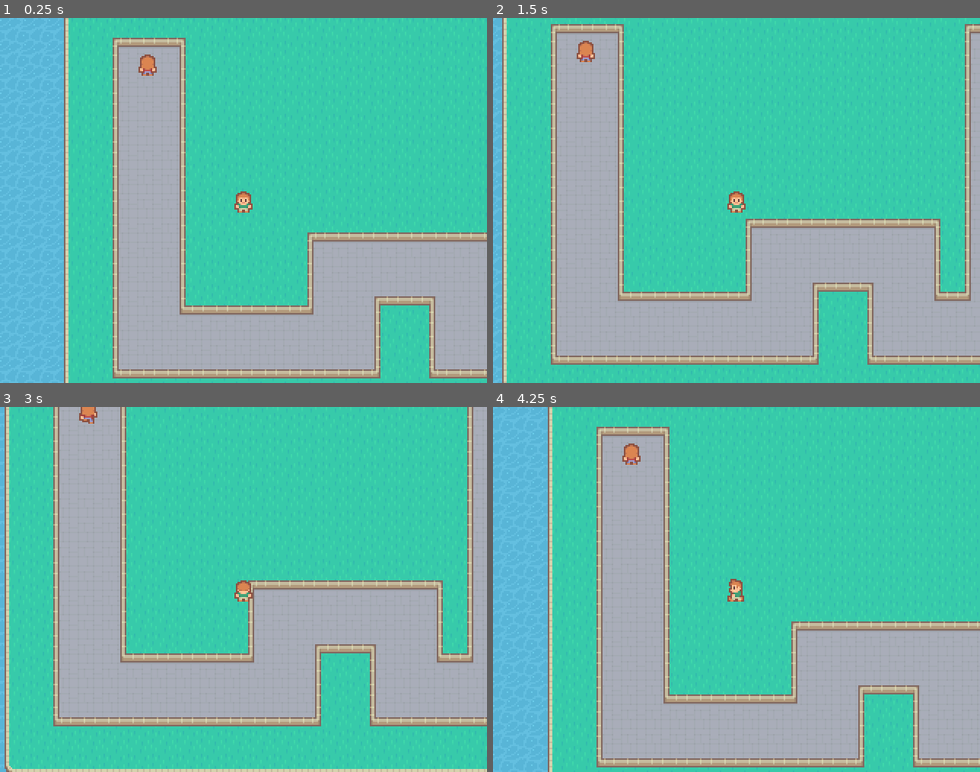
Above: before the commit, frames 1-4 (two rows, left to right).
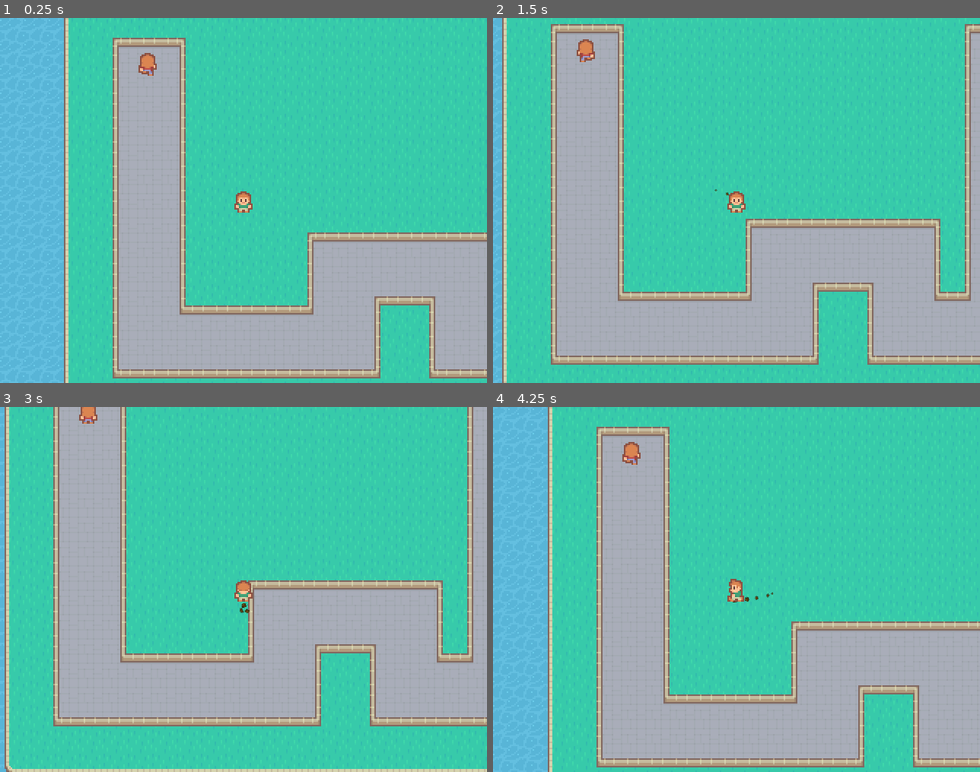
Above: after the commit, the same moments.

Repository: Bloodyaugust/farming-td
Game: Godot game, scene res://scenes/test.tscn
Same seed, same stepped clock (60 frames per second), same inputs: the game is played once before the commit and once after it.
Inputs:
- Up to frame 1 (0.25 s): no input
- Up to frame 2 (1.5 s): tap Enter at 0.5 s; hold Right (ui_right) 0.53-1.28 s; hold Ctrl 0.53-1.28 s; hold Down (ui_down) from 1.28 s (still down); tap P at 1.35 s
- Up to frame 3 (3 s): release Down (ui_down) at 2.03 s; hold Right (ui_right) 2.03-2.78 s; hold Ctrl 2.03-2.78 s; hold Up (ui_up) from 2.78 s (still down); tap P at 2.85 s
- Up to frame 4 (4.25 s): release Up (ui_up) at 3.53 s; hold Left (ui_left) from 3.53 s (still down); hold Ctrl from 3.53 s (still down)

The runs differ from the first frame. In frame 1, less than 0.1% of the frame differs, in the area x 28-33%, y 9-16%; in frame 2, less than 0.1%; in frame 3, less than 0.1%; in frame 4, 0.1%, in the area x 26-58%, y 9-54%.

Commit message:
Add particle effect for player walking

Diff:
--- a/actors/basic_enemy.tscn
+++ b/actors/basic_enemy.tscn
@@ -23,11 +23,11 @@
 extents = Vector2( 4, 2 )
 
 [node name="basic_enemy" type="KinematicBody2D"]
+z_index = 5
 
 [node name="AnimatedSprite" type="AnimatedSprite" parent="."]
 frames = SubResource( 1 )
 animation = "walk-north"
-frame = 3
 playing = true
 
 [node name="path_follower" parent="." instance=ExtResource( 5 )]
--- a/scenes/test.tscn
+++ b/scenes/test.tscn
@@ -12,16 +12,18 @@
 [ext_resource path="res://sprites/player/tile_0025.png" type="Texture" id=10]
 [ext_resource path="res://sprites/player/tile_0052.png" type="Texture" id=11]
 [ext_resource path="res://sprites/player/tile_0079.png" type="Texture" id=12]
-[ext_resource path="res://sprites/player/tile_0051.png" type="Texture" id=13]
-[ext_resource path="res://sprites/player/tile_0078.png" type="Texture" id=14]
-[ext_resource path="res://sprites/player/tile_0023.png" type="Texture" id=15]
-[ext_resource path="res://sprites/player/tile_0050.png" type="Texture" id=16]
-[ext_resource path="res://sprites/player/tile_0077.png" type="Texture" id=17]
+[ext_resource path="res://sprites/player/tile_0023.png" type="Texture" id=13]
+[ext_resource path="res://sprites/player/tile_0050.png" type="Texture" id=14]
+[ext_resource path="res://sprites/player/tile_0077.png" type="Texture" id=15]
+[ext_resource path="res://sprites/player/tile_0051.png" type="Texture" id=16]
+[ext_resource path="res://sprites/player/tile_0078.png" type="Texture" id=17]
 [ext_resource path="res://sprites/player/tile_0026.png" type="Texture" id=18]
 [ext_resource path="res://sprites/player/tile_0053.png" type="Texture" id=19]
 [ext_resource path="res://sprites/player/tile_0080.png" type="Texture" id=20]
-[ext_resource path="res://actors/basic_enemy.tscn" type="PackedScene" id=21]
-[ext_resource path="res://behaviors/path_follower.tscn" type="PackedScene" id=22]
+[ext_resource path="res://sprites/tilemaps/particles/PNG/smoke_04.png" type="Texture" id=21]
+[ext_resource path="res://scripts/enable-particles-when-moving.gd" type="Script" id=22]
+[ext_resource path="res://actors/basic_enemy.tscn" type="PackedScene" id=23]
+[ext_resource path="res://behaviors/path_follower.tscn" type="PackedScene" id=24]
 
 [sub_resource type="TileSet" id=1]
 0/name = "tilemap_packed.png 0"
@@ -56,14 +58,14 @@
 "name": "walk-north",
 "speed": 5.0
 }, {
-"frames": [ ExtResource( 9 ), ExtResource( 13 ), ExtResource( 9 ), ExtResource( 14 ) ],
+"frames": [ ExtResource( 13 ), ExtResource( 14 ), ExtResource( 13 ), ExtResource( 15 ) ],
+"loop": true,
+"name": "walk-west",
+"speed": 5.0
+}, {
+"frames": [ ExtResource( 9 ), ExtResource( 16 ), ExtResource( 9 ), ExtResource( 17 ) ],
 "loop": true,
 "name": "walk-south",
-"speed": 5.0
-}, {
-"frames": [ ExtResource( 15 ), ExtResource( 16 ), ExtResource( 15 ), ExtResource( 17 ) ],
-"loop": true,
-"name": "walk-west",
 "speed": 5.0
 }, {
 "frames": [ ExtResource( 18 ), ExtResource( 19 ), ExtResource( 18 ), ExtResource( 20 ) ],
@@ -74,6 +76,29 @@
 
 [sub_resource type="RectangleShape2D" id=3]
 extents = Vector2( 3, 2 )
+
+[sub_resource type="Curve" id=4]
+_data = [ Vector2( 0, 1 ), 0.0, 0.0, 0, 0, Vector2( 0.782369, 0.6034 ), 0.200346, 0.200346, 0, 0, Vector2( 1, 0 ), 0.341615, 0.0, 0, 0 ]
+
+[sub_resource type="CurveTexture" id=5]
+curve = SubResource( 4 )
+
+[sub_resource type="ParticlesMaterial" id=6]
+emission_shape = 2
+emission_box_extents = Vector3( 4, 1, 1 )
+flag_disable_z = true
+spread = 20.0
+gravity = Vector3( 0, -40, 0 )
+angular_velocity = 180.0
+angular_velocity_random = 0.2
+orbit_velocity = 0.0
+orbit_velocity_random = 0.0
+damping = 2.5
+angle = 180.0
+angle_random = 1.0
+scale = 0.25
+scale_curve = SubResource( 5 )
+color = Color( 0.619608, 0.454902, 0.12549, 1 )
 
 [node name="Node2D" type="Node2D"]
 script = ExtResource( 1 )
@@ -102,8 +127,8 @@
 position = Vector2( 23, 17 )
 
 [node name="KinematicBody2D" type="KinematicBody2D" parent="."]
-editor/display_folded = true
 position = Vector2( 102, 315 )
+z_index = 5
 script = ExtResource( 8 )
 
 [node name="AnimatedSprite" type="AnimatedSprite" parent="KinematicBody2D"]
@@ -112,7 +137,7 @@
 playing = true
 
 [node name="CollisionShape2D" type="CollisionShape2D" parent="KinematicBody2D"]
-position = Vector2( 3.35276e-07, 6 )
+position = Vector2( 3.35276e-007, 6 )
 shape = SubResource( 3 )
 
 [node name="Camera2D" type="Camera2D" parent="KinematicBody2D"]
@@ -121,8 +146,22 @@
 drag_margin_h_enabled = false
 drag_margin_v_enabled = false
 
-[node name="basic_enemy" parent="." instance=ExtResource( 21 )]
+[node name="Node2D" type="Node2D" parent="KinematicBody2D"]
+z_index = -1
+
+[node name="Particles2D" type="Particles2D" parent="KinematicBody2D/Node2D"]
+position = Vector2( 0, 7 )
+emitting = false
+amount = 5
+lifetime = 0.55
+randomness = 0.5
+local_coords = false
+process_material = SubResource( 6 )
+texture = ExtResource( 21 )
+script = ExtResource( 22 )
+
+[node name="basic_enemy" parent="." instance=ExtResource( 23 )]
 editor/display_folded = true
 position = Vector2( 39, 225 )
 
-[node name="path_follower" parent="basic_enemy" instance=ExtResource( 22 )]
+[node name="path_follower" parent="basic_enemy" instance=ExtResource( 24 )]
--- /dev/null
+++ b/scripts/enable-particles-when-moving.gd
@@ -0,0 +1,9 @@
+extends Particles2D
+
+onready var character: KinematicBody2D = $"../../"
+
+func _process(delta):
+  if character.state == 0 and emitting:
+    emitting = false
+  elif character.state != 0 and not emitting:
+    emitting = true
Not shown: 1 places in scenes/test.tscn that only renumber resources
Not shown, added: sprites/tilemaps/particles/License.txt
Binary file added: sprites/tilemaps/particles/PNG/Rotated/flame_05_rotated.png
Not shown, added: sprites/tilemaps/particles/PNG/Rotated/flame_05_rotated.png.import
Binary file added: sprites/tilemaps/particles/PNG/Rotated/flame_06_rotated.png
Not shown, added: sprites/tilemaps/particles/PNG/Rotated/flame_06_rotated.png.import
Binary file added: sprites/tilemaps/particles/PNG/Rotated/muzzle_01_rotated.png
Not shown, added: sprites/tilemaps/particles/PNG/Rotated/muzzle_01_rotated.png.import
Binary file added: sprites/tilemaps/particles/PNG/Rotated/muzzle_02_rotated.png
Not shown, added: sprites/tilemaps/particles/PNG/Rotated/muzzle_02_rotated.png.import
Binary file added: sprites/tilemaps/particles/PNG/Rotated/muzzle_03_rotated.png
Not shown, added: sprites/tilemaps/particles/PNG/Rotated/muzzle_03_rotated.png.import
(and 186 more such lines)
